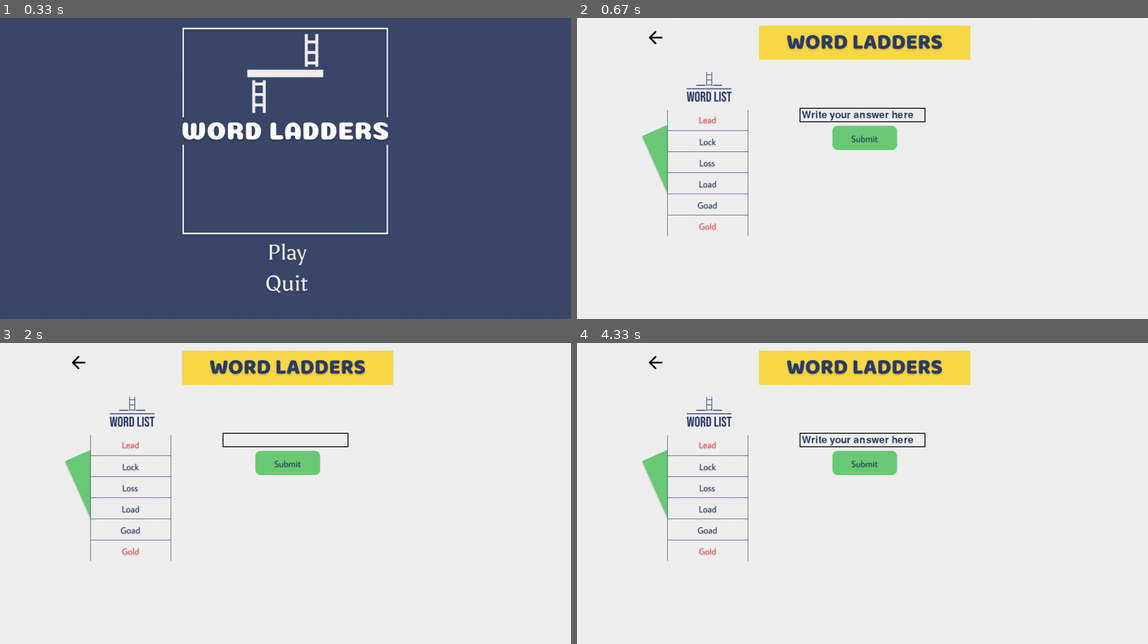
Above: before the commit, frames 1-4 (two rows, left to right).
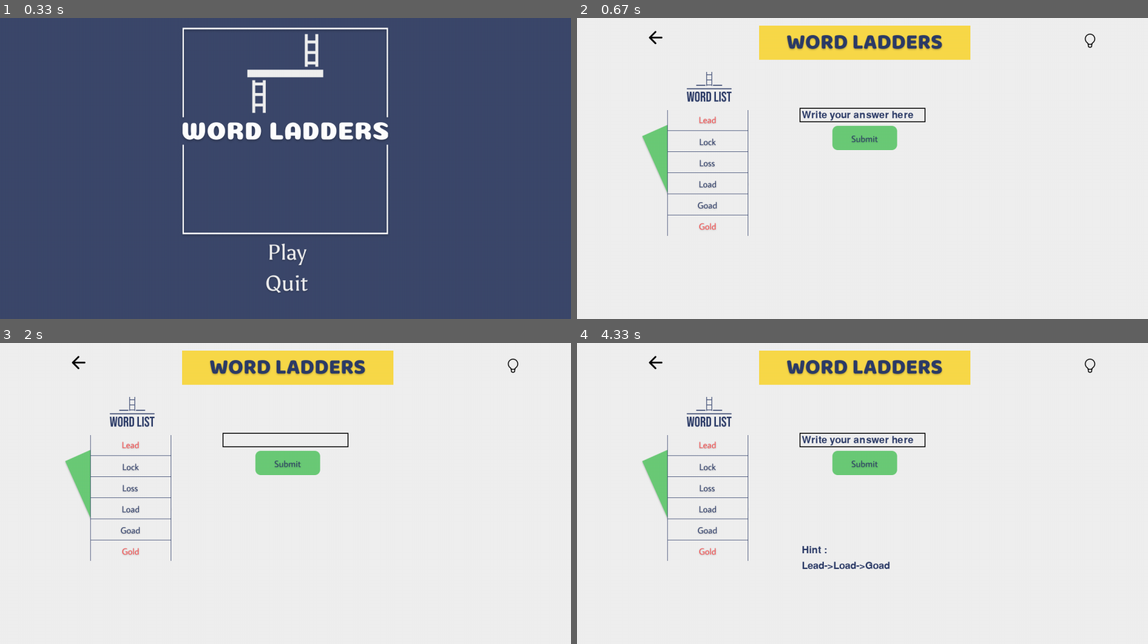
Above: after the commit, the same moments.

Repository: dagdo03/Project_KB
Game: pygame game, started from pygame/main.py
Same seed, same stepped clock (60 frames per second), same inputs: the game is played once before the commit and once after it.
Inputs (mouse positions are in pixels of both pictures, inside the frame that each line leads up to):
- Up to frame 1 (0.33 s): no input
- Up to frame 2 (0.67 s): click (862, 255) at 0.38 s
- Up to frame 3 (2 s): click (513, 364) at 0.72 s; click (79, 364) at 1.05 s; click (285, 580) at 1.38 s; click "Write your answer here" at 1.72 s
- Up to frame 4 (4.33 s): click (833, 571) at 2.05 s; click (845, 442) at 2.38 s; click (782, 430) at 2.72 s; click (656, 364) at 3.55 s; click (862, 580) at 3.88 s; click (1090, 364) at 4.22 s

Frame 1 is identical in both runs. In frame 2, less than 0.1% of the frame differs, in the area x 88-91%, y 5-10%; in frame 3, less than 0.1%; in frame 4, 0.3%, in the area x 39-91%, y 5-76%.

Commit message:
Fix : fixing button

Diff:
--- a/pygame/main.py
+++ b/pygame/main.py
@@ -79,7 +79,7 @@
 close_button = button.Button(450, 30 , close_img, 1)
 closeEnd_button = button.Button(tamat_img_x + 15, 113 , closeEnd_img, 1)
 next_button = button.Button(screen_width - 200, screen_height - 150, next_img, 1)
-hint_button = button.Button(screen_width - 200, screen_height - 1050, hint_img, 1)
+hint_button = button.Button(screen_width - screen_width / 8, screen_height/25, hint_img, 1)
 
 back_button = button.Button(screen_width / 8, screen_height / 25 , back_img, 1)
 submit_button = button.Button((screen_width/2 - submit_img.get_width()/2), screen_height/3, submit_img, 1)
